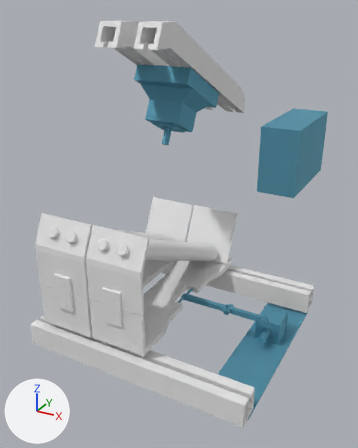
An edit to the Blender file ATM SAMPAH Blender/atm sampah v3.1/ATM SAMPAH - v3.1.blend, drawn before and after from the same camera.
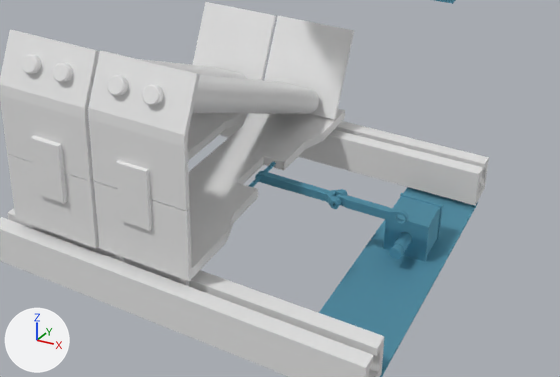
There are two pictures of each version: one whole from a 50 mm camera at (0.462, -0.846, 1.393) aimed at (-0.021, 0.032, 0.954), one close up on the part from 10% to 99% of the width and 44% to 92% of the height. Every picture has the same lights, and +X, +Y and +Z are marked at lower left.

Objects in the first close-up: 'Conveyor.001', 'Conveyor.002', 'Conveyor.003', 'Conveyor.006', 'Conveyor.007', 'Cover Body.002', 'Cover Body.005', 'Cover Body.006', 'Cube.001', 'Cube.003', 'Roller', 'Roller.003', 'Roller.008'.
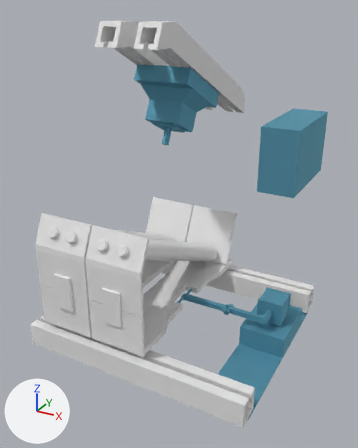
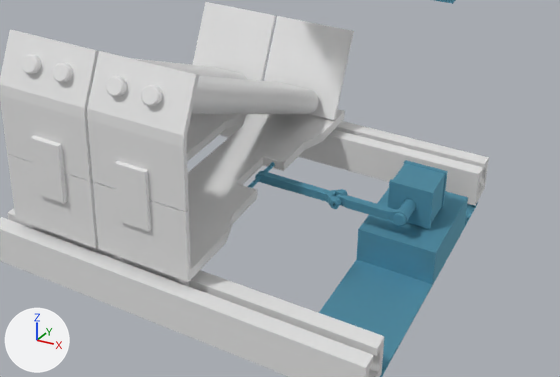
The change, as JSON lines over the scene's bpy script:
```json
{"block": "me_cube_004", "where": "# used by ob_cover_body_002; location = (0.195, 0.008, 0.71); rotation_euler = (0.0, 0.0, 3.142), in degrees (0, 0, 180); scale = (0.25, 0.25, 0.65)"}
{"op": "remove", "block": "me_cube_004", "code": "me_cube_004.from_pydata(...)  # 30 vertices, 28 faces; spans x -0.2..0.2, y -0.79..0.79, z 0.0"}
{"op": "add", "block": "me_cube_004", "code": "me_cube_004.from_pydata(...)  # 50 vertices, 48 faces; spans x -0.2..0.2, y -0.79..0.79, z 0.0..0.07"}
{"block": "me_cube_004", "change": "me_cube_004 part 1"}
{"block": "me_cube_004", "change": "10 faces are deleted"}
{"block": "me_cube_004", "change": "10 new vertices lie (0.0, 0.26, 0.0) away from vertices in x -0.2..0.2, y -0.79, z 0.0"}
{"block": "me_cube_004", "change": "10 new vertices lie (0.0, 0.0, 0.07) away from vertices in x -0.2..0.2, y -0.53..0.01, z 0.0"}
{"block": "me_cube_004", "change": "30 new faces join them"}
{"op": "set", "path": "ob_conveyor_001.location", "old": "(-0.028, -0.036, 0.812)", "new": "(-0.028, -0.038, 0.812)"}
{"op": "remove", "block": "ob_cover_body_005", "code": "ob_cover_body_005.parent = ob_cover_body_006"}
{"op": "remove", "block": "ob_cover_body_005", "code": "ob_cover_body_005.matrix_parent_inverse = Matrix(((-4.0, 0.0, 0.0, -0.39), (0.0, -4.0, 0.0, 0.0172), (0.0, 0.0, 1.538, -1.83), (0.0, 0.0, 0.0, 1.0)))"}
{"op": "set", "path": "ob_cover_body_005.location", "old": "(-0.0975, -0.0542, 1.19)", "new": "(0.196, 0.0121, 0.786)"}
{"op": "set", "path": "ob_cover_body_006.location", "old": "(0.195, 0.07, 0.737)", "new": "(0.196, 0.071, 0.786)"}
```

Changed parts and their boxes [x1, y1, x2, y2] in the close-ups (560 x 377 px):
```json
{"object": "Conveyor.001", "change": "moved", "before": [94, 109, 345, 281], "after": [93, 109, 345, 282]}
{"object": "Conveyor.007", "change": "moved", "before": [88, 50, 200, 211], "after": [87, 51, 199, 212]}
{"object": "Cover Body.002", "change": "reshaped", "before": [319, 187, 478, 377], "after": [319, 188, 478, 377]}
{"object": "Conveyor.002", "change": "moved", "before": [264, 16, 354, 120], "after": [264, 16, 354, 120]}
{"object": "Cover Body.006", "change": "moved", "before": [383, 193, 443, 261], "after": [388, 160, 447, 229]}
{"object": "Conveyor.003", "change": "moved", "before": [192, 75, 318, 114], "after": [191, 76, 318, 114]}
{"object": "Conveyor.006", "change": "moved", "before": [116, 160, 152, 231], "after": [115, 161, 151, 231]}
{"object": "Cover Body.005", "change": "moved", "before": [390, 232, 412, 260], "after": [393, 198, 416, 226]}
{"object": "Conveyor.004", "change": "moved", "before": [142, 84, 319, 113], "after": [141, 85, 318, 112]}
{"object": "Conveyor.005", "change": "moved", "before": [107, 75, 128, 96], "after": [106, 76, 127, 97]}
{"object": "Cube.002", "change": "moved", "before": [180, 278, 189, 286], "after": [179, 279, 189, 286]}
{"object": "Cube.006", "change": "moved", "before": [115, 254, 124, 262], "after": [114, 255, 124, 262]}
{"part": 1, "of": "me_cube_004", "change": "built on", "before": [357, 187, 478, 286], "after": [357, 188, 478, 286]}
```
